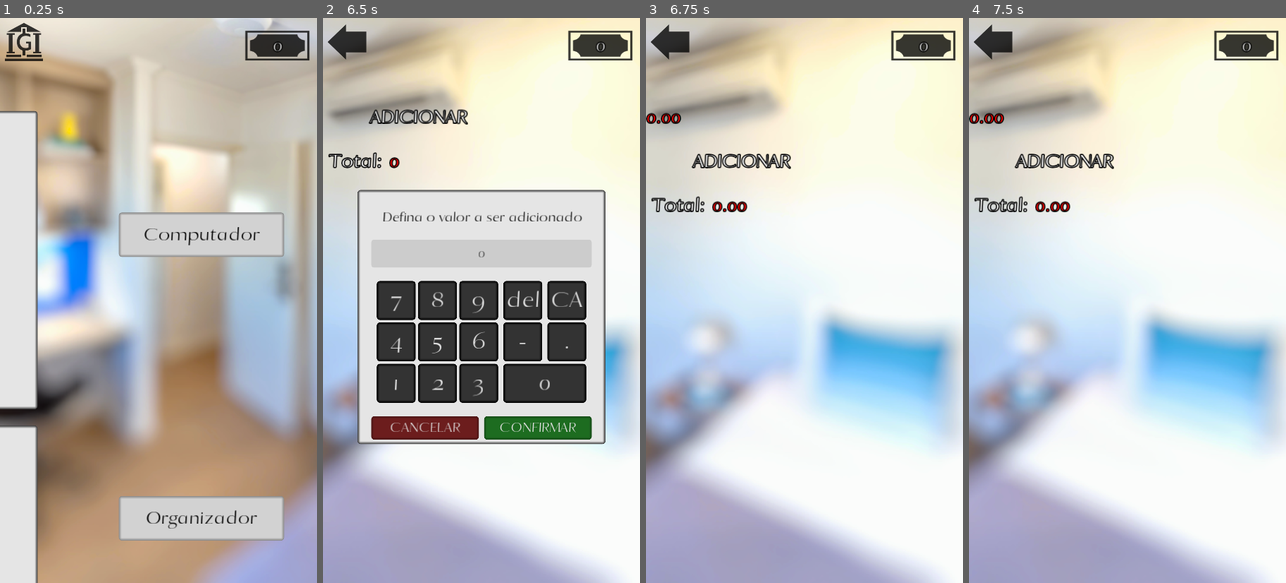
Above: before the commit, frames 1-4 (left to right).
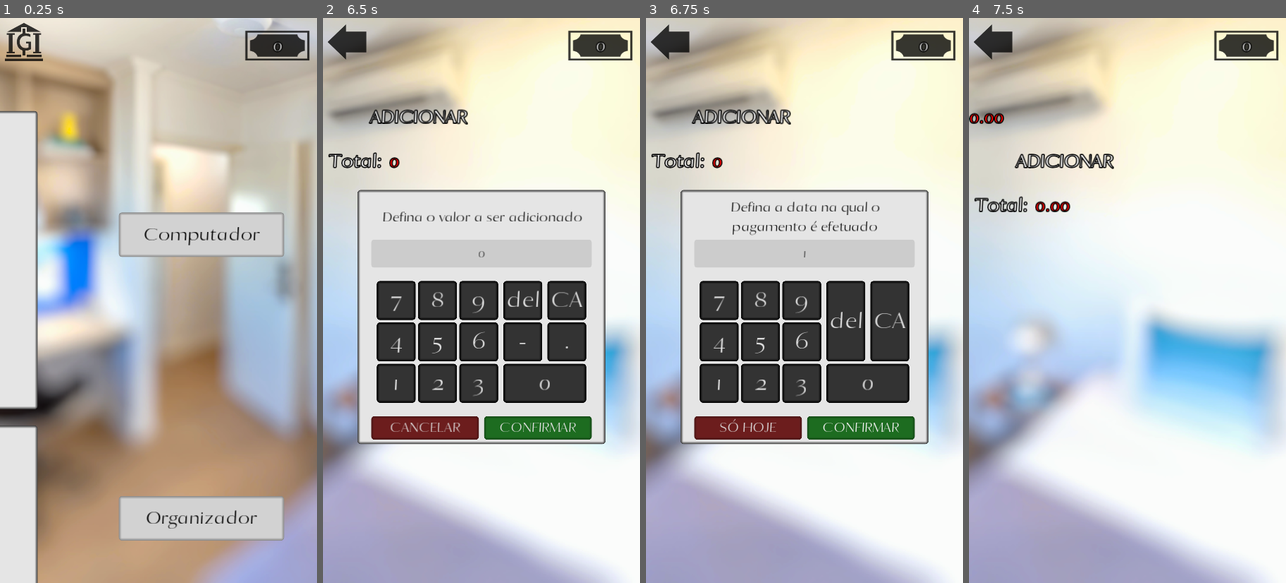
Above: after the commit, the same moments.

Repository: AndreMoukarzel/Grana-Preta
Game: Godot game, scene res://home/Home.tscn
Two runs of this game, one before a commit and one after it. Both use one fixed random seed, a clock stepped at 60 frames per second and the inputs below. This scene is started directly instead of the project's main scene.
Inputs (mouse positions are in pixels of both pictures, inside the frame that each line leads up to):
- Up to frame 1 (0.25 s): no input
- Up to frame 2 (6.5 s): click "Computador" at 0.5 s; move the mouse to (551, 272) at 1.27 s; click (551, 272) at 1.42 s; drag from (418, 328) to (465, 413) at 2.02 s; click (348, 40) at 2.75 s; click "Organizador" at 3.5 s; click "ADICIONAR" at 4.25 s; click "CANCELAR" at 5 s; click "ADICIONAR" at 5.75 s
- Up to frame 3 (6.75 s): click "CONFIRMAR" at 6.5 s
- Up to frame 4 (7.5 s): click (1070, 430) at 7.25 s, where only the run after the commit has a clickable "SÓ HOJE"

Frames 1-2 are identical in both runs. In frame 3, 27% of the frame differs, in the area x 0-90%, y 16-76%; in frame 4, nothing differs.
Error in both runs: Division By Zero in operator '/'. (res://home/IndexDisplay.gd:28)

Commit message:
Adding dates to Organizator's elements added to game loop

Diff:
--- a/home/organizator/Element.gd
+++ b/home/organizator/Element.gd
@@ -20,7 +20,7 @@
 	if not date:
 		$Date.hide()
 	else:
-		$Date.text = date
+		$Date.text = "no dia " + date
 
 	if not creation_date:
 		Save.save_element(self)
--- a/home/organizator/Element.tscn
+++ b/home/organizator/Element.tscn
@@ -33,7 +33,7 @@
 margin_right = 470.0
 margin_bottom = 80.0
 custom_fonts/font = SubResource( 1 )
-text = "10/10/10"
+text = "no dia 10"
 align = 2
 valign = 1
 __meta__ = {
--- a/home/organizator/ElementAdder.gd
+++ b/home/organizator/ElementAdder.gd
@@ -14,7 +14,6 @@
 	emit_signal("canceled")
 	queue_free()
 
-
 func _on_Confirm_pressed():
 	emit_signal("add_element", ammount)
 	queue_free()
--- a/home/organizator/ElementDateDefiner.gd
+++ b/home/organizator/ElementDateDefiner.gd
@@ -1,4 +1,7 @@
 extends Panel
+
+signal add_element_date(ammount)
+signal no_date()
 
 var ammount : String = "1"
 
@@ -17,9 +20,9 @@
 	$Ammount/AmmountLabel.text = ammount
 
 func _on_Cancel_pressed():
-	emit_signal("canceled")
+	emit_signal("no_date")
 	queue_free()
 
 func _on_Confirm_pressed():
-	emit_signal("add_element", ammount)
+	emit_signal("add_element_date", ammount)
 	queue_free()
--- a/home/organizator/ElementDateDefiner.tscn
+++ b/home/organizator/ElementDateDefiner.tscn
@@ -79,6 +79,7 @@
 valign = 1
 
 [node name="Ammount" type="Control" parent="."]
+editor/display_folded = true
 margin_left = 25.0
 margin_top = 90.0
 margin_right = 65.0
--- a/home/organizator/Organizator.gd
+++ b/home/organizator/Organizator.gd
@@ -2,10 +2,11 @@
 
 const ELEMENT_SCN = preload("res://home/organizator/Element.tscn")
 const ADDER_SCN = preload("res://home/organizator/ElementAdder.tscn")
+const DATE_DEFINER_SCN = preload("res://home/organizator/ElementDateDefiner.tscn")
 const MIN_HEIGHT = 140
 
 var total_value : String = "0"
-var total_height = 0
+var to_be_added_value : String = ""
 
 
 func _ready():
@@ -84,9 +85,32 @@
 	update_total()
 
 
+func add_element_with_date(date):
+	add_element(to_be_added_value, date)
+
+
+func add_element_without_date():
+	add_element(to_be_added_value)
+
+
+func add_element_date_definer(value):
+	var DateDefiner = DATE_DEFINER_SCN.instance()
+
+	to_be_added_value = value
+	DateDefiner.connect("add_element_date", self, "add_element_with_date")
+	DateDefiner.connect("no_date", self, "add_element_without_date")
+
+	add_child(DateDefiner)
+
+
+func cancel_add_element():
+	to_be_added_value = ""
+
+
 func _on_AddElement_pressed():
 	var Adder = ADDER_SCN.instance()
 
-	Adder.connect("add_element", self, "add_element")
+	Adder.connect("add_element", self, "add_element_date_definer")
+	Adder.connect("canceled", self, "cancel_add_element")
 
 	add_child(Adder)
